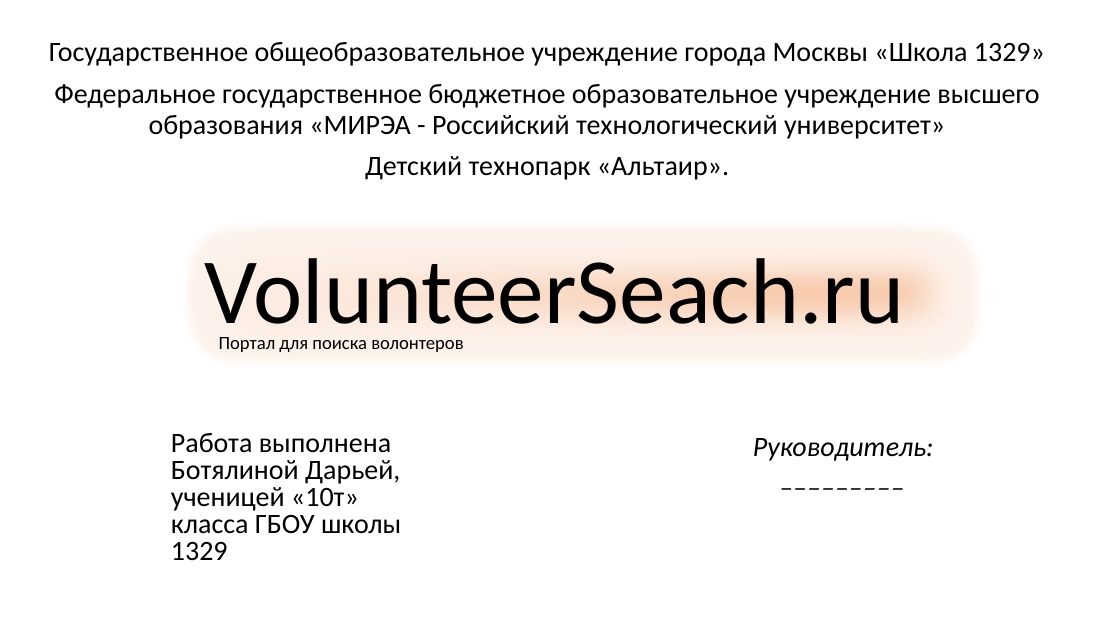
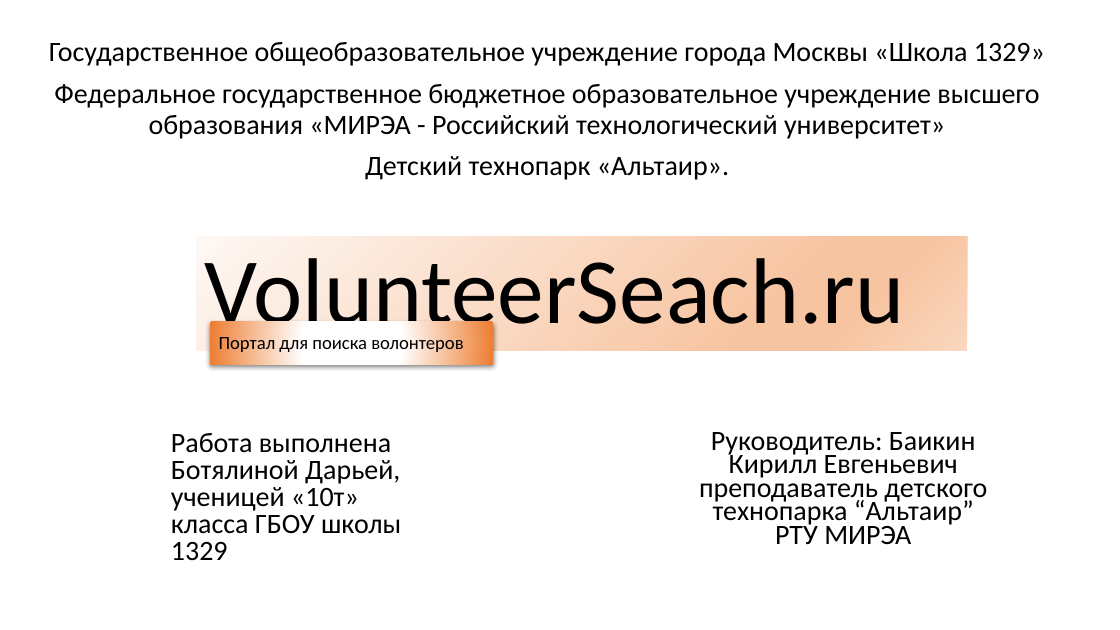
Before and after one commit to DaryaHomyak/VolunteerSearch, a slide deck: slide 1 of VolunteerSeach.pptx. Drawn at 1120x630 pixels with LibreOffice and Linux fonts; fonts in the diff are those of the drawing; background and template pictures are left out. Boxes give left, top, right and bottom in pixels: in the first picture for what was removed or moved away, otherwise in the second. Text is boxed around its words. In the diff, an @@ line names an element or a change of style, - is before the commit and + after.

```diff
--- a/VolunteerSeach.pptx
+++ b/VolunteerSeach.pptx
@@ rectangle "VolunteerSeach.ru": place and size @@
-rectangle "VolunteerSeach.ru" at <box>205,258,904,346</box>
+rectangle "VolunteerSeach.ru" at <box>197,236,968,350</box>
@@ rectangle "VolunteerSeach.ru" at <box>197,236,968,350</box>: fill none to gradient #FEF8F4 to #F7C4A1 to #FAD7BE @@
@@ rectangle "Портал для поиска волонтеров" at <box>210,322,493,365</box>: shadow on @@
@@ text at <box>699,432,987,544</box>: text changed; italic off @@
-Руководитель: _________
+Руководитель: Баикин Кирилл Евгеньевич
+преподаватель детского технопарка “Альтаир” РТУ МИРЭА
```
Also in this commit, not shown: 2 other slides changed, 1 slide added.
